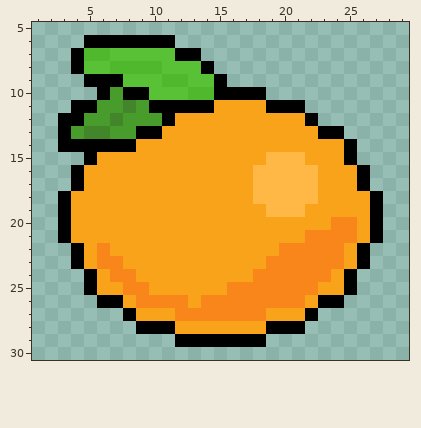
Pixel-art sprite, stored at Art/Icons/Luxuries/Citrus.png. The first picture shows the starting point.
The file is 32x32 pixels. Shown: x 1..29, y 5..30.
New version:
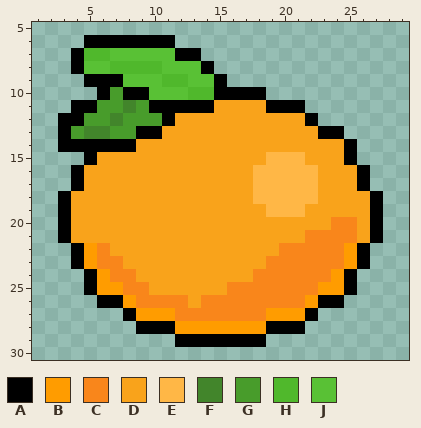
Palette (. is transparent): A #000000  B #ff9c00  C #f9861b  D #f9a31b  E #ffb746  F #42852b  G #489c2b  H #50b82c  J #59c135
Change:
y 22..23: x 5 D -> B; x 25 D -> B
y 24: x 6 D -> B; x 24 D -> B
y 25: x 6..7 DD -> BB; x 23..24 DD -> BB
y 26: x 8 D -> B; x 22 D -> B
y 27: x 9..11 DDD -> BBB; x 19..21 DDD -> BBB
y 28: x 12..18 DDDDDDD -> BBBBBBB
